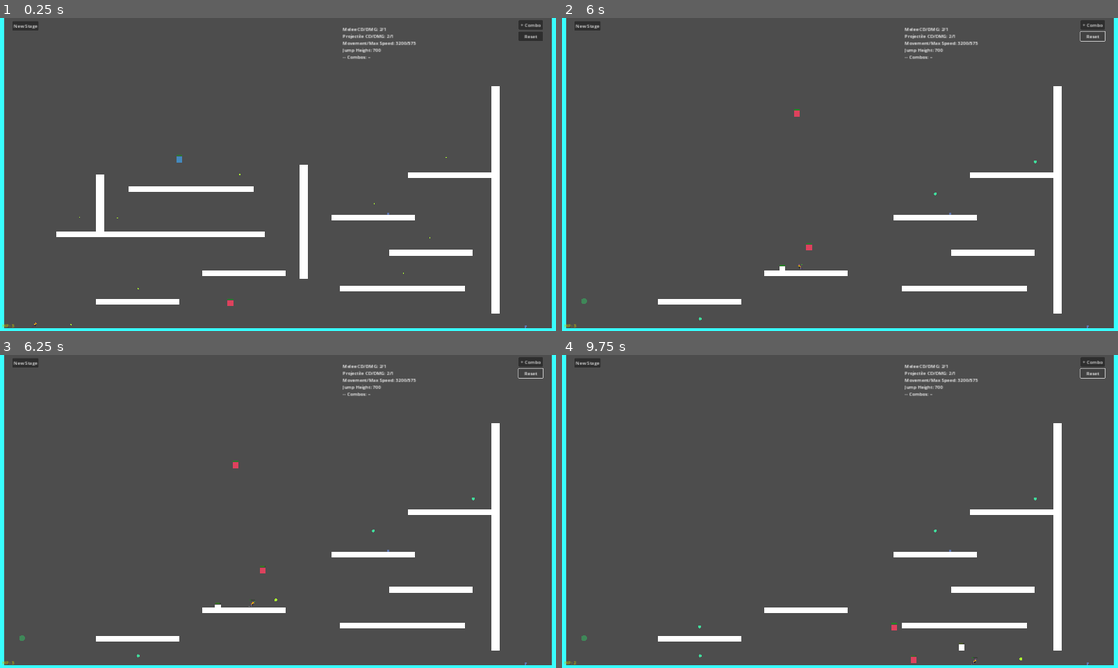
Above: before the commit, frames 1-4 (two rows, left to right).
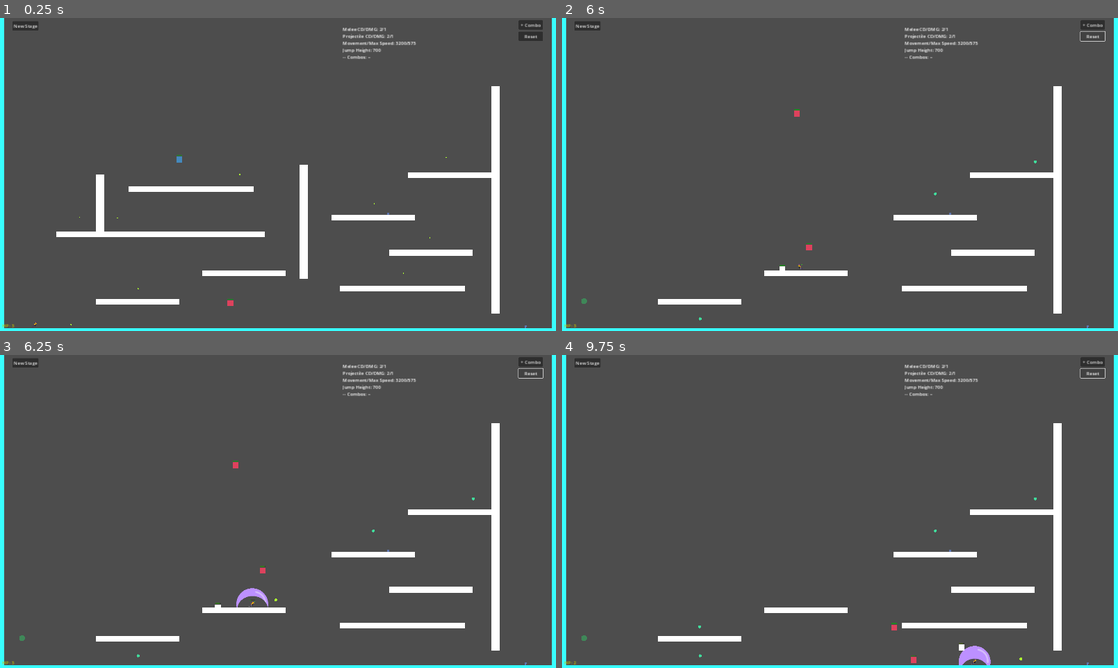
Above: after the commit, the same moments.

Repository: francoislg/broken-roguelike
Game: Godot game, scene res://Scene.tscn
Two runs of this game, one before a commit and one after it. Both use one fixed random seed, a clock stepped at 60 frames per second and the inputs below.
Inputs:
- Up to frame 1 (0.25 s): no input
- Up to frame 2 (6 s): click "New Stage" at 0.5 s; click "New Stage" at 1.25 s; click "+ Combo" at 2 s; click "CLOCK_SECONDS on MeleeStrength" at 2.75 s; click "Reset" at 3.5 s; hold Right (RIGHT) 4.28-5.78 s; tap Down (FALL) at 4.35, 5.1, 5.85 s; tap Up (JUMP) at 4.52, 5.27 s; hold A (LEFT) from 5.78 s (still down)
- Up to frame 3 (6.25 s): keep holding A (LEFT)
- Up to frame 4 (9.75 s): release A (LEFT) at 6.53 s; hold Right (RIGHT) 6.53-8.03 s; tap Down (FALL) every 0.75 s from 6.6 to 9.6 s; tap Up (JUMP) at 6.77, 7.52, 8.27 s; hold A (LEFT) 8.03-8.78 s; hold Right (RIGHT) 8.78-9.53 s; hold A (LEFT) from 9.53 s (still down)

Frames 1-2 are identical in both runs. In frame 3, 0.1% of the frame differs, in the area x 42-49%, y 74-81%; in frame 4, 0.2%, in the area x 71-78%, y 92-100%.
Error in both runs: Trying to assign an array of type "Array" to a variable of type "Array[Combo]". (res://Combos/ComboMenu.tscn::GDScript_20hiy:33)

Commit message:
Add shield feedback on melee hit

Diff:
--- /dev/null
+++ b/Character/Shield.gd
@@ -0,0 +1,6 @@
+extends AnimatedSprite2D
+
+func _on_animation_finished():
+	frame = 0
+	visible = false
+	stop()
--- a/Player.tscn
+++ b/Player.tscn
@@ -13,6 +13,17 @@
 [ext_resource type="Script" path="res://Character/ProjectileSpawner.gd" id="11_jlnt7"]
 [ext_resource type="Script" path="res://DrawSolidCircle.gd" id="12_hk18l"]
 [ext_resource type="Script" path="res://Character/HoldingFlags.gd" id="12_kiobk"]
+[ext_resource type="Texture2D" uid="uid://bwiw8r3rvcy0c" path="res://Character/Shield/frame_00_delay-0.1s.png" id="14_eht8k"]
+[ext_resource type="Texture2D" uid="uid://bl337oiohd2pj" path="res://Character/Shield/frame_01_delay-0.1s.png" id="15_mdubf"]
+[ext_resource type="Texture2D" uid="uid://b78loxr2pe6p6" path="res://Character/Shield/frame_02_delay-0.1s.png" id="16_uocb0"]
+[ext_resource type="Texture2D" uid="uid://dah1g4frfxb8e" path="res://Character/Shield/frame_03_delay-0.1s.png" id="17_8ts00"]
+[ext_resource type="Texture2D" uid="uid://dc2ucd2rqmyp3" path="res://Character/Shield/frame_04_delay-0.1s.png" id="18_1dh7q"]
+[ext_resource type="Texture2D" uid="uid://cc11f8qde3v2f" path="res://Character/Shield/frame_05_delay-0.1s.png" id="19_7q8js"]
+[ext_resource type="Texture2D" uid="uid://cpbej700hyo13" path="res://Character/Shield/frame_06_delay-0.1s.png" id="20_wvjbc"]
+[ext_resource type="Texture2D" uid="uid://c6pkgjmx123ms" path="res://Character/Shield/frame_07_delay-0.1s.png" id="21_4wcgk"]
+[ext_resource type="Texture2D" uid="uid://bva3kuwh2bbrv" path="res://Character/Shield/frame_08_delay-0.1s.png" id="22_e5ux5"]
+[ext_resource type="Texture2D" uid="uid://74fgawv3wg8y" path="res://Character/Shield/frame_09_delay-0.1s.png" id="23_lvkd8"]
+[ext_resource type="Script" path="res://Character/Shield.gd" id="24_myaqt"]
 
 [sub_resource type="RectangleShape2D" id="RectangleShape2D_ywdt0"]
 size = Vector2(19, 23)
@@ -30,6 +41,14 @@
 
 [sub_resource type="RectangleShape2D" id="RectangleShape2D_udxmh"]
 size = Vector2(132, 130)
+
+[sub_resource type="SpriteFrames" id="SpriteFrames_prma6"]
+animations = [{
+"frames": [ExtResource("14_eht8k"), ExtResource("15_mdubf"), ExtResource("16_uocb0"), ExtResource("17_8ts00"), ExtResource("18_1dh7q"), ExtResource("19_7q8js"), ExtResource("20_wvjbc"), ExtResource("21_4wcgk"), ExtResource("22_e5ux5"), ExtResource("23_lvkd8")],
+"loop": false,
+"name": &"default",
+"speed": 45.0
+}]
 
 [node name="Character" type="CharacterBody2D"]
 collision_layer = 2
@@ -98,4 +117,10 @@
 radius = 2.0
 color = Color(0.243137, 0.65098, 0.184314, 1)
 
+[node name="Shield" type="AnimatedSprite2D" parent="."]
+visible = false
+frames = SubResource("SpriteFrames_prma6")
+script = ExtResource("24_myaqt")
+
 [connection signal="body_entered" from="AttackRangeArea" to="." method="_on_attack_range_area_body_entered"]
+[connection signal="animation_finished" from="Shield" to="Shield" method="_on_animation_finished"]
--- a/PlayerMovement.gd
+++ b/PlayerMovement.gd
@@ -10,6 +10,7 @@
 @onready var CharacterStats := $CharacterStats
 @onready var ProjectileSpawner := $ProjectileSpawner
 @onready var HoldingFlags := $HoldingFlags
+@onready var Shield := $Shield
 
 @onready var playerVariables = CharacterStats.playerVariables
 
@@ -158,6 +159,9 @@
 				attackCooldownTimer.wait_time = playerVariables.meleeCooldown
 				attackCooldownTimer.start()
 
+				Shield.visible = true
+				Shield.play()
+
 				velocity = -playerHitDirection * ENEMY_HIT_KNOCKBACK_FORCE
 				stopMovementFor(0.2)
 
Binary file added: Character/Shield.gif
Binary file added: Character/Shield/frame_00_delay-0.1s.png
Not shown, added: Character/Shield/frame_00_delay-0.1s.png.import
Binary file added: Character/Shield/frame_01_delay-0.1s.png
Not shown, added: Character/Shield/frame_01_delay-0.1s.png.import
Binary file added: Character/Shield/frame_02_delay-0.1s.png
Not shown, added: Character/Shield/frame_02_delay-0.1s.png.import
Binary file added: Character/Shield/frame_03_delay-0.1s.png
Not shown, added: Character/Shield/frame_03_delay-0.1s.png.import
Binary file added: Character/Shield/frame_04_delay-0.1s.png
Not shown, added: Character/Shield/frame_04_delay-0.1s.png.import
Binary file added: Character/Shield/frame_05_delay-0.1s.png
(and 41 more such lines)
